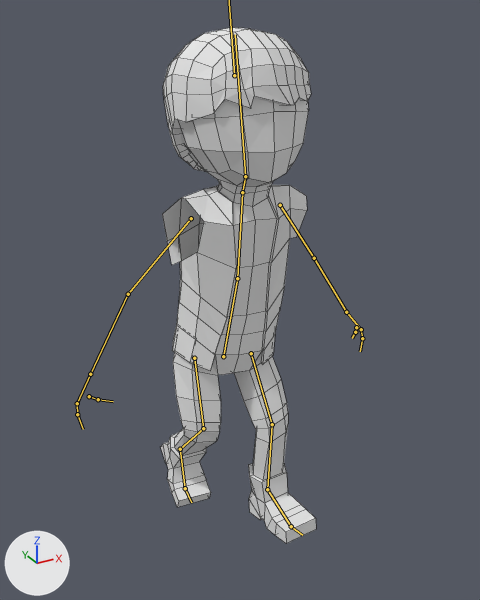
What one commit did to the Blender file Midget Walk Sequence.blend.
Both versions are drawn from a 50 mm lens placed at (-7.68, -14.91, 14.5), pointed at (0.58, 0.11, 6.99). Every picture has the same lights, and +X, +Y and +Z are marked at lower left. Both versions are drawn at frame 5 of the action 'ArmatureAction'; the numbers are the values there. The bones that bend it are drawn over the model as lines. Mesh edges are drawn as thin lines.

In view in the first picture: 'Character'.
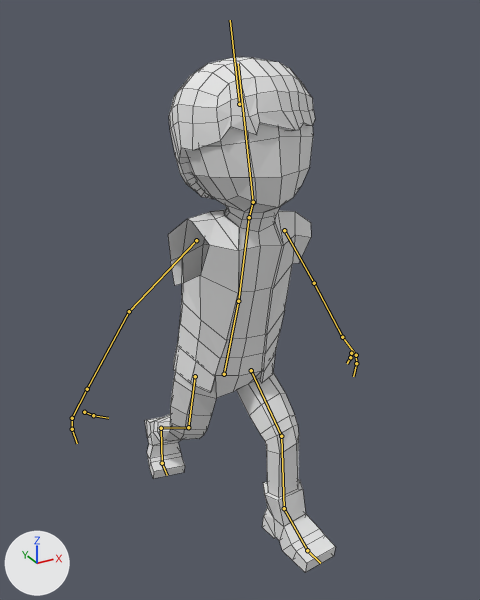
The change, as JSON lines over the scene's bpy script:
```json
{"block": "bone_torso", "where": "bone_torso = bpy.data.objects['Armature'].pose.bones['Torso']  # child of 'Root'"}
{"op": "set", "path": "bone_torso.location", "old": "(0.0, -0.22, -0.02)", "new": "(0.0, -0.8, -0.05)"}
{"op": "set", "path": "bone_torso.rotation_quaternion", "old": "(0.988, -0.02, -0.048, 0.061)", "new": "(0.996, -0.049, -0.053, 0.053)", "note": "degrees (-3, -5, 7) -> degrees (-6, -6, 6)"}
{"block": "bone_chest", "where": "bone_chest = bpy.data.objects['Armature'].pose.bones['Chest']  # child of 'Torso'"}
{"op": "set", "path": "bone_chest.rotation_quaternion", "old": "(0.997, 0.076, -0.003, -0.001)", "new": "(0.996, 0.089, -0.005, -0.027)", "note": "degrees (9, 0, 0) -> degrees (10, 0, -3)"}
{"block": "bone_head", "where": "bone_head = bpy.data.objects['Armature'].pose.bones['Head']  # child of 'Neck'"}
{"op": "set", "path": "bone_head.rotation_quaternion", "old": "(0.986, 0.162, 0.007, 0.0)", "new": "(0.979, 0.203, 0.009, -0.029)", "note": "degrees (19, 1, 0) -> degrees (23, 2, -3)"}
{"block": "bone_leg_control_l", "where": "bone_leg_control_l = bpy.data.objects['Armature'].pose.bones['Leg Control.L']  # child of 'Root'"}
{"op": "set", "path": "bone_leg_control_l.location", "old": "(-0.16, 1.2, -0.04)", "new": "(-0.16, 1.93, -0.04)"}
{"op": "set", "path": "bone_leg_control_l.rotation_quaternion", "old": "(0.987, 0.108, 0.007, 0.03)", "new": "(0.998, 0.0, 0.0, 0.061)", "note": "degrees (12, 0, 4) -> degrees (0, 0, 7)"}
{"block": "bone_leg_control_r", "where": "bone_leg_control_r = bpy.data.objects['Armature'].pose.bones['Leg Control.R']  # child of 'Root'"}
{"op": "set", "path": "bone_leg_control_r.location", "old": "(-0.12, -2.01, 0.59)", "new": "(-0.12, -3.74, 0.08)"}
{"op": "set", "path": "bone_leg_control_r.rotation_quaternion", "old": "(0.982, -0.128, 0.0, -0.031)", "new": "(0.998, 0.0, 0.0, -0.061)", "note": "degrees (-15, 0, -4) -> degrees (0, 0, -7)"}
{"block": "bone_foot_roll_r", "where": "bone_foot_roll_r = bpy.data.objects['Armature'].pose.bones['Foot Roll.R']  # child of 'Leg Control.R'"}
{"op": "set", "path": "bone_foot_roll_r.rotation_quaternion", "old": "(0.978, 0.208, -0.002, 0.003)", "new": "(0.908, 0.418, 0.015, -0.014)", "note": "degrees (24, 0, 0) -> degrees (49, 2, -1)"}
{"block": "bone_toes_control_r", "where": "bone_toes_control_r = bpy.data.objects['Armature'].pose.bones['Toes Control.R']  # child of 'Leg Control.R'"}
{"op": "set", "path": "bone_toes_control_r.rotation_quaternion", "old": "(1.0, 0.0, 0.0, 0.0)", "new": "(0.997, -0.076, -0.009, 0.0)", "note": "degrees (0, 0, 0) -> degrees (-9, -1, 0)"}
```

Changed parts and their boxes [x1, y1, x2, y2] in the pictures (480 x 600 px):
```json
{"object": "Character", "change": "posed", "before": [160, 27, 316, 543], "after": [145, 57, 335, 572], "on screen": "22% wider"}
{"bone": "Torso", "before": "(223, 356) to (237, 278)", "after": "(224, 374) to (238, 301)"}
{"bone": "Chest", "before": "(237, 278) to (242, 192)", "after": "(238, 301) to (249, 217)"}
{"bone": "Head", "before": "(245, 176) to (235, 34)", "after": "(253, 202) to (238, 63)"}
```
